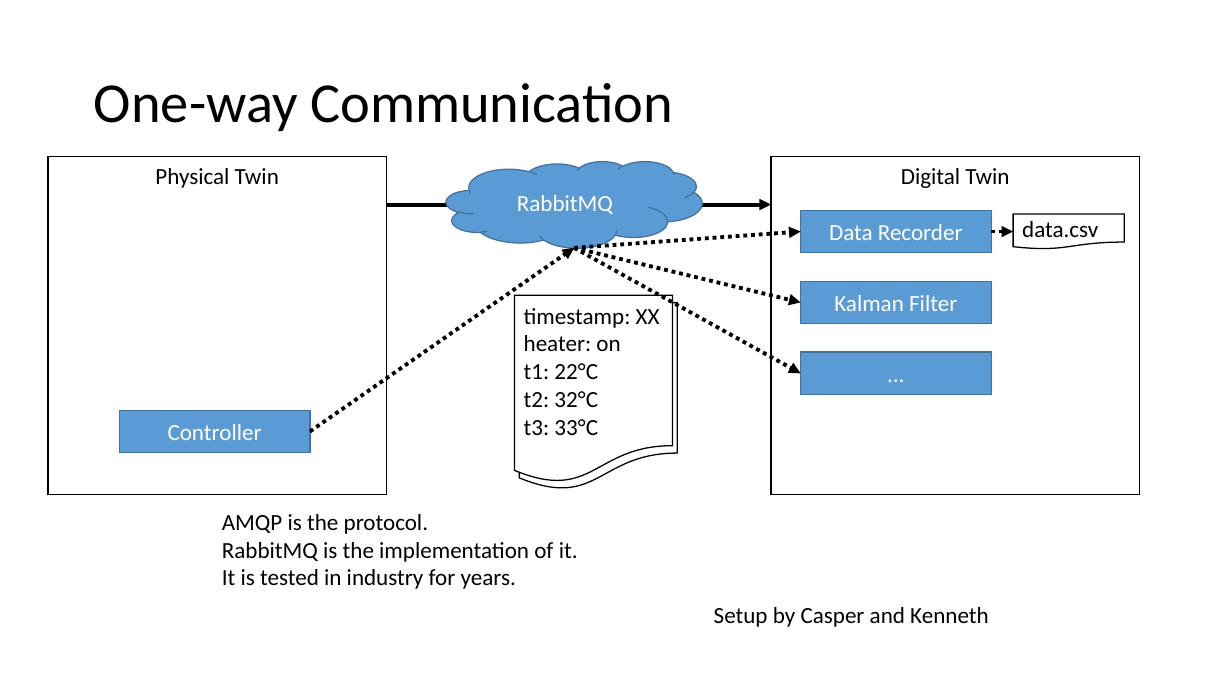
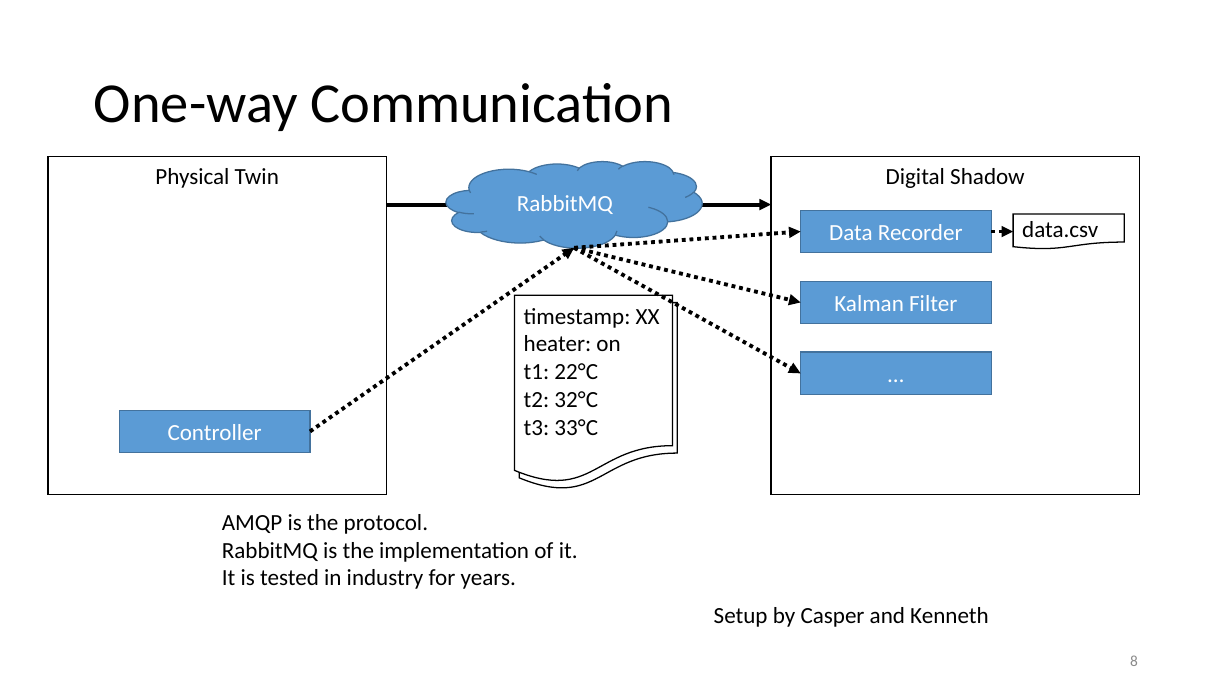
Before and after one commit to INTO-CPS-Association/example_digital-twin_incubator, a slide deck: slide 8 of notes/presentations/DigitLunch_17_December.pptx (slide 7 before the commit). Drawn at 1232x693 pixels with LibreOffice and Linux fonts; fonts in the diff are those of the drawing. Boxes give left, top, right and bottom in pixels: in the first picture for what was removed or moved away, otherwise in the second. Text is boxed around its words. In the diff, an @@ line names an element or a change of style, - is before the commit and + after.

```diff
--- a/notes/presentations/DigitLunch_17_December.pptx
+++ b/notes/presentations/DigitLunch_17_December.pptx
@@ text in rectangle at box(886, 168, 1024, 188): text changed @@
-Digital Twin
+Digital Shadow
@@ page number added at box(1130, 655, 1138, 666), 12 pt, text #8C8C8C @@
+8
```
Also in this commit, not shown: 23 other slides changed, 3 slides added.
